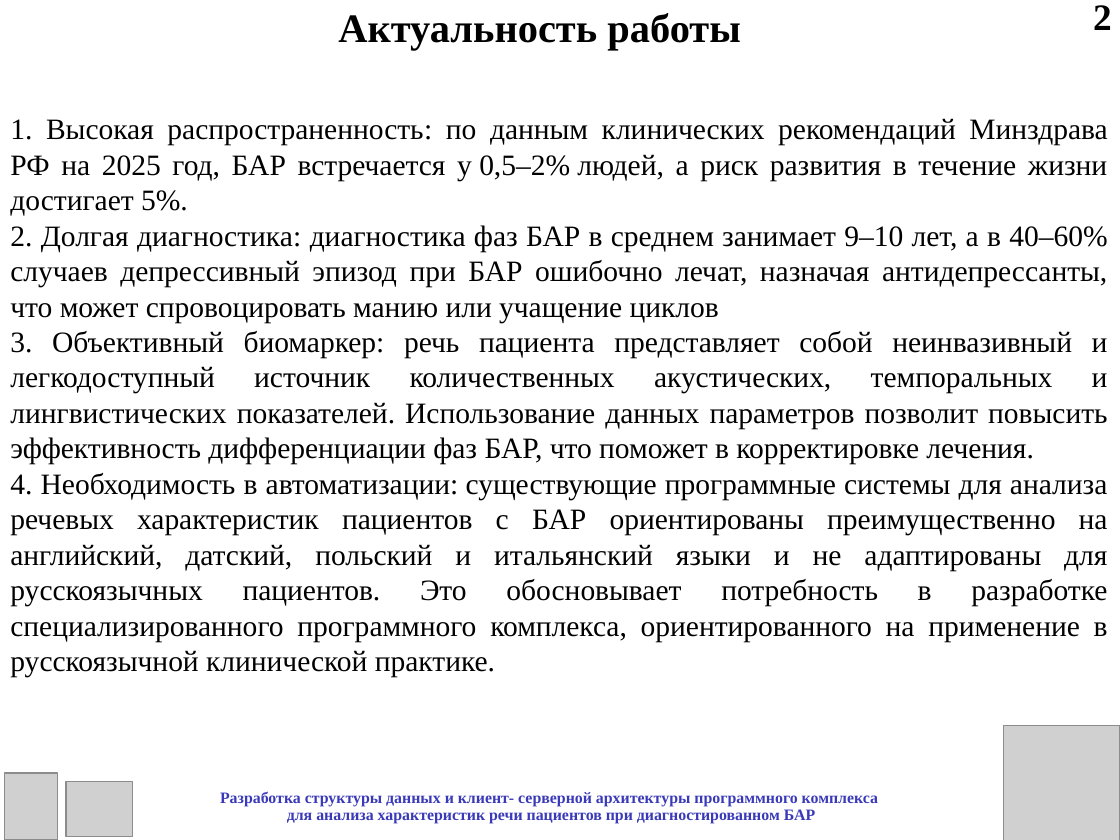
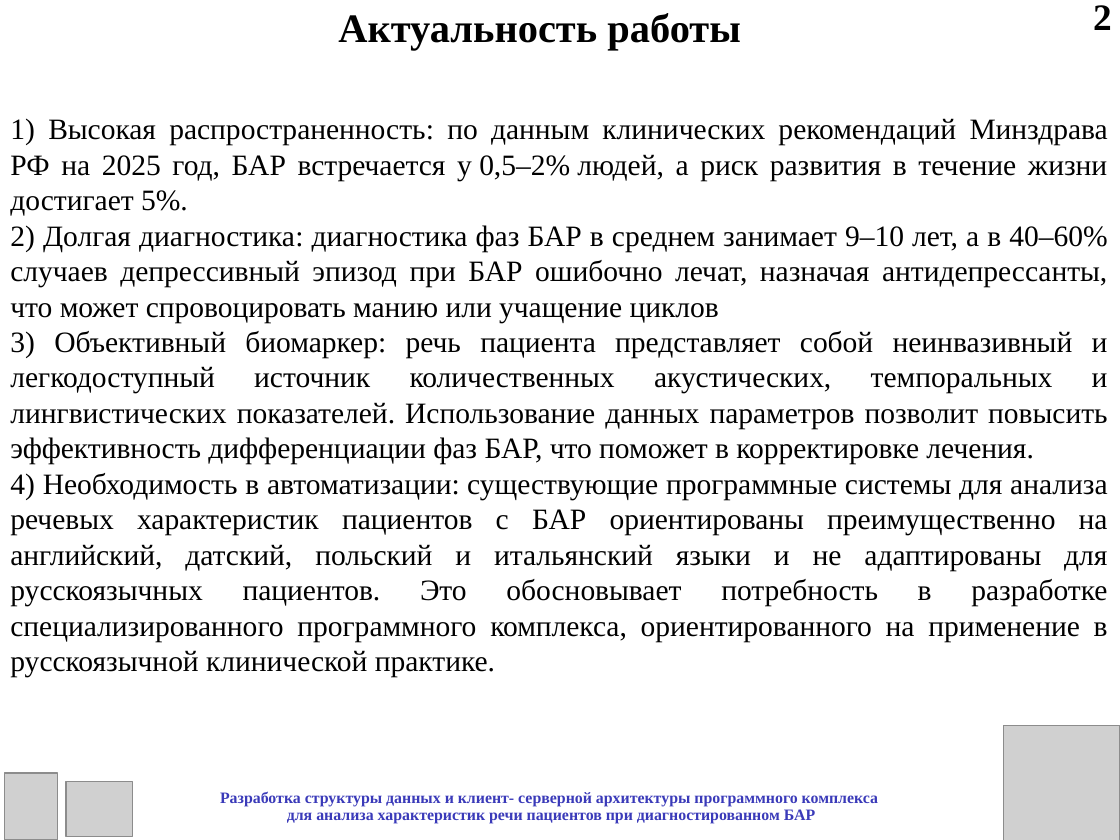
Before and after one commit to leysanSafina/BiomarkerAnalysis, a slide deck: slide 2 of Мониторинг биполярного расстройства/Практика/Сафина_практика_презентация.ppt. Drawn at 1120x840 pixels with LibreOffice and Linux fonts; fonts in the diff are those of the drawing; grey boxes stand for pictures. Boxes give left, top, right and bottom in pixels: in the first picture for what was removed or moved away, otherwise in the second. Text is boxed around its words. In the diff, an @@ line names an element or a change of style, - is before the commit and + after.

```diff
--- a/Мониторинг биполярного расстройства/Практика/Сафина_практика_презентация.ppt
+++ b/Мониторинг биполярного расстройства/Практика/Сафина_практика_презентация.ppt
@@ text at [10, 118, 1108, 677]: text changed @@
-1. Высокая распространенность: по данным клинических рекомендаций Минздрава РФ на 2025 год, БАР встречается у 0,5–2% людей, а риск развития в течение жизни достигает 5%.
-2. Долгая диагностика: диагностика фаз БАР в среднем занимает 9–10 лет, а в 40–60% случаев депрессивный эпизод при БАР ошибочно лечат, назначая антидепрессанты, что может спровоцировать манию или учащение циклов
-3. Объективный биомаркер: речь пациента представляет собой неинвазивный и легкодоступный источник количественных акустических, темпоральных и лингвистических показателей. Использование данных параметров позволит повысить эффективность дифференциации фаз БАР, что поможет в корректировке лечения.
-4. Необходимость в автоматизации: существующие программные системы для анализа речевых характеристик пациентов с БАР ориентированы преимущественно на английский, датский, польский и итальянский языки и не адаптированы для русскоязычных пациентов. Это обосновывает потребность в разработке специализированного программного комплекса, ориентированного на применение в русскоязычной клинической практике.
+1) Высокая распространенность: по данным клинических рекомендаций Минздрава РФ на 2025 год, БАР встречается у 0,5–2% людей, а риск развития в течение жизни достигает 5%.
+2) Долгая диагностика: диагностика фаз БАР в среднем занимает 9–10 лет, а в 40–60% случаев депрессивный эпизод при БАР ошибочно лечат, назначая антидепрессанты, что может спровоцировать манию или учащение циклов
+3) Объективный биомаркер: речь пациента представляет собой неинвазивный и легкодоступный источник количественных акустических, темпоральных и лингвистических показателей. Использование данных параметров позволит повысить эффективность дифференциации фаз БАР, что поможет в корректировке лечения.
+4) Необходимость в автоматизации: существующие программные системы для анализа речевых характеристик пациентов с БАР ориентированы преимущественно на английский, датский, польский и итальянский языки и не адаптированы для русскоязычных пациентов. Это обосновывает потребность в разработке специализированного программного комплекса, ориентированного на применение в русскоязычной клинической практике.
```
Also in this commit, not shown: 12 other slides changed, 7 slides added, 8 other files.
